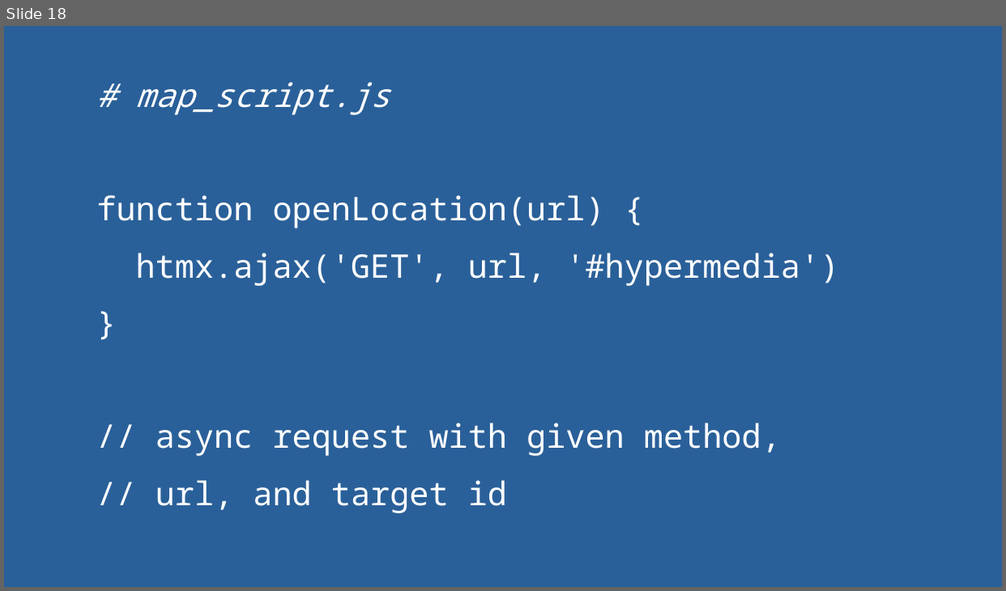
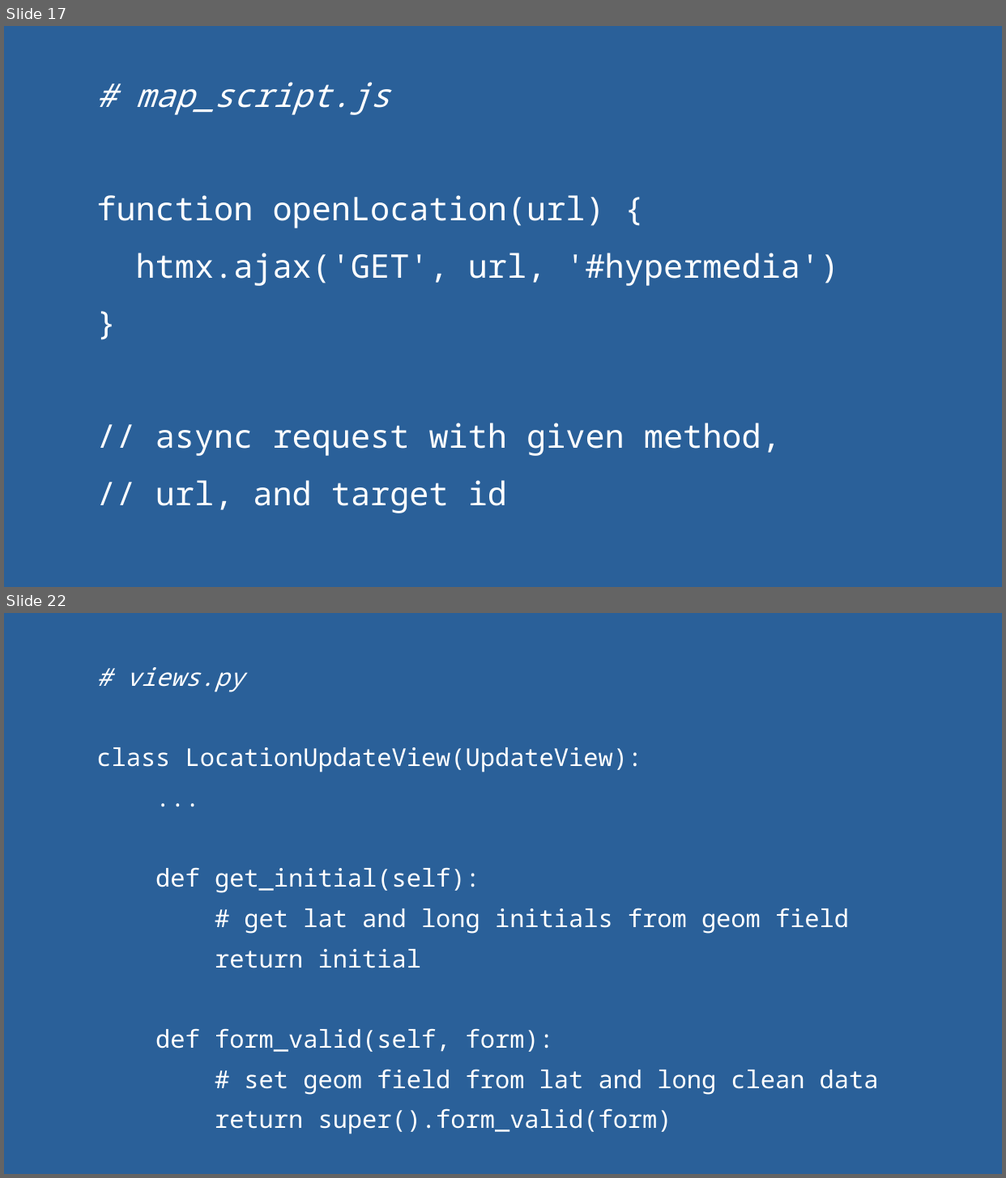
Before and after one commit to andywar65/map_swap_example, a slide deck: hypermedia_driven_maps.odp. Shown one above the other, each under a label of ours: slide 18 before the commit, slides 17 and 22 after it; the slides between them are not shown. The pictures are 1006x591 and 1006x1178 pixels, drawn with LibreOffice and Linux fonts; fonts in the diff are those of the drawing. Boxes give left, top, right and bottom in pixels: in the first picture for what was removed or moved away, otherwise in the second. Text is boxed around its words. In the diff, an @@ line names an element or a change of style, - is before the commit and + after.

```diff
--- a/hypermedia_driven_maps.odp
+++ b/hypermedia_driven_maps.odp
@@ slide 22 added at [4, 613, 1002, 1174], background #2A6099 @@
@@ text added at [96, 667, 879, 1135], 19.6 pt, text #FFFFFF @@
+# views.py
+class LocationUpdateView(UpdateView):
+...
+def get_initial(self):
+# get lat and long initials from geom field
+return initial
+def form_valid(self, form):
+# set geom field from lat and long clean data
+return super().form_valid(form)
@@ what was slide 18 is now slide 17 @@
```
Also in this commit, not shown: 7 slides changed, 9 other slides added, 3 slides removed.
